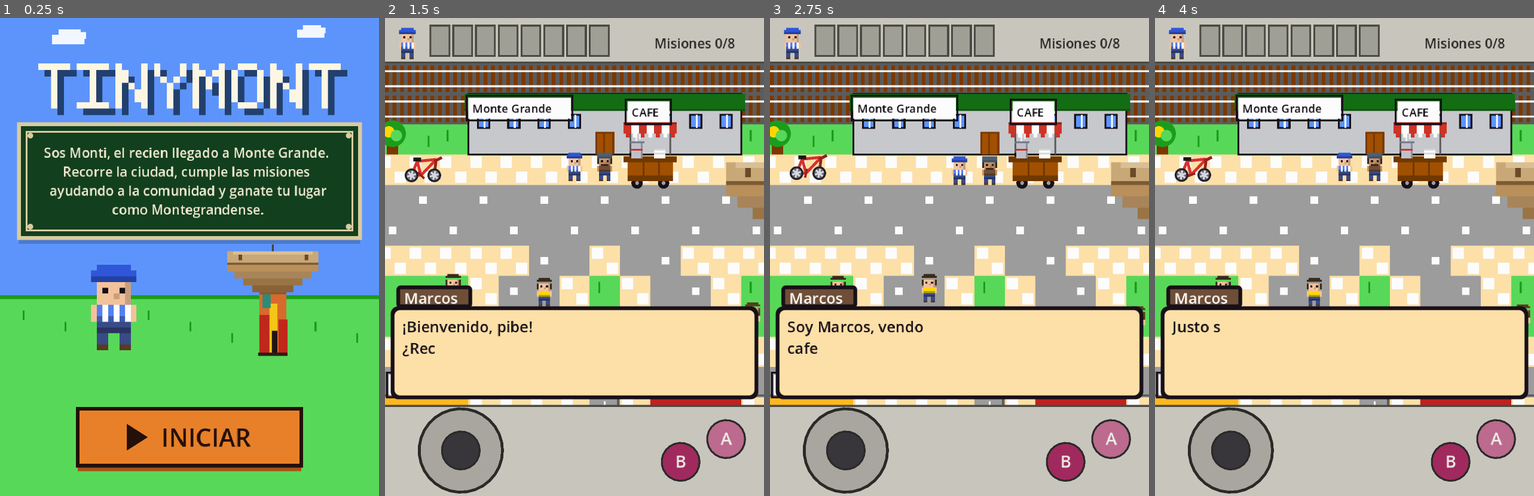
Above: before the commit, frames 1-4 (left to right).
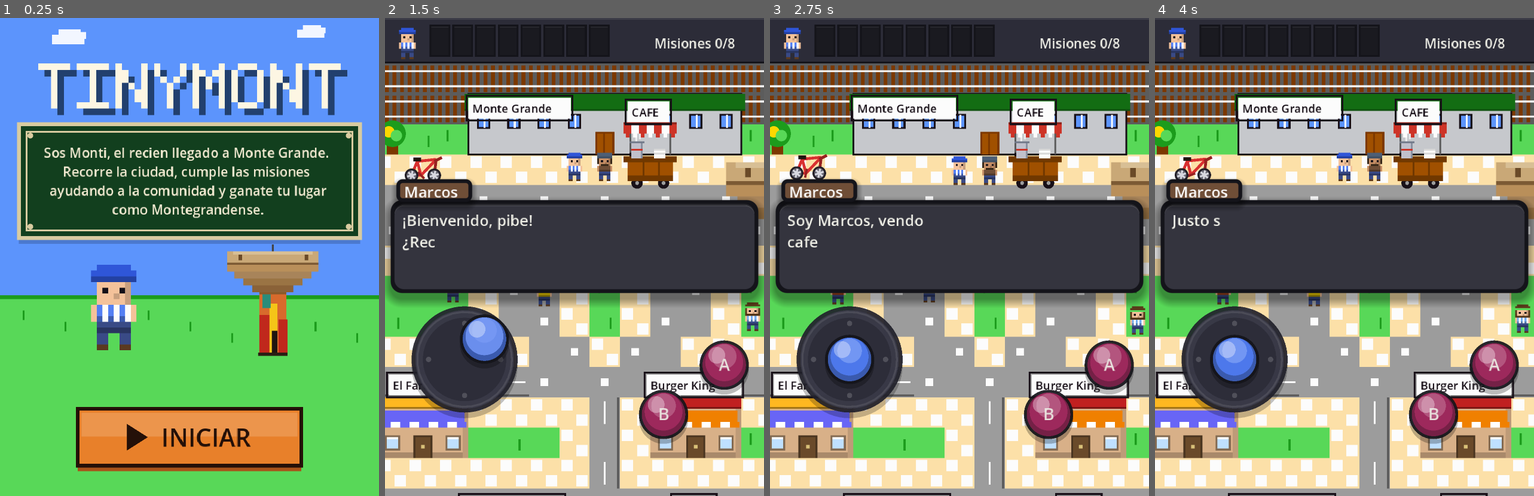
Above: after the commit, the same moments.

Repository: katastudio/TinyMont
Game: Godot game, scene res://scenes/ui/title_screen.tscn
Same seed, same stepped clock (60 frames per second), same inputs: the game is played once before the commit and once after it.
Inputs (mouse positions are in pixels of both pictures, inside the frame that each line leads up to):
- Up to frame 1 (0.25 s): no input
- Up to frame 2 (1.5 s): tap Enter at 0.5 s; move the mouse to (657, 233) at 0.52 s; hold Right (move_right) 0.53-1.25 s; hold Z (interact) 0.53-1.25 s; click (657, 233) at 0.67 s; tap Space at 0.77 s; tap B (toggle_bici) at 0.8 s; drag from (498, 280) to (555, 352) at 1.27 s
- Up to frame 3 (2.75 s): move the mouse to (997, 151) at 2.02 s; hold Right (move_right) from 2.03 s (still down); hold Z (interact) from 2.03 s (still down); click (997, 151) at 2.17 s; tap B (toggle_bici) at 2.3 s
- Up to frame 4 (4 s): release Right (move_right) at 2.75 s; release Z (interact) at 2.75 s; drag from (1325, 352) to (1230, 185) at 2.77 s; move the mouse to (1458, 328) at 3.52 s; hold Left (move_left) from 3.53 s (still down); hold B (toggle_bici) from 3.53 s (still down); tap Enter at 3.6 s; click (1458, 328) at 3.67 s; tap Space at 3.77 s

The runs differ from the first frame. In frame 1, 2.5% of the frame differs, in the area x 21-79%, y 82-88%; in frame 2, 68%; in frame 3, 68%; in frame 4, 68%, in the area x 0-100%, y 0-100%.

Commit message:
feat: overhaul de UI mobile (palanca fija pulida + estilo charcoal + safe area)
- Controles: palanca virtual FIJA con look pulido (base hundida con
  relieve, perilla con domo y brillo, sombra) + botones A/B con volumen.
- HUD: barra solida charcoal arriba del mapa (borde + highlight, slots
  con relieve inset).
- Dialogo: panel charcoal con sombra real + texto claro; se reposiciona
  solo arriba de los controles.
- Estilo charcoal + profundidad unificado en toda la UI (+ brillo en el
  boton del titulo).
- Safe area: la barra de estado respeta el notch/camara y los controles
  el home-indicator (get_display_safe_area).
- Ventana local con forma de celu (440x950) + expand en desktop nativo
  para iterar rapido; web y android sin cambios.

Diff:
--- a/project.godot
+++ b/project.godot
@@ -27,8 +27,8 @@
 
 window/size/viewport_width=200
 window/size/viewport_height=252
-window/size/window_width_override=700
-window/size/window_height_override=882
+window/size/window_width_override=440
+window/size/window_height_override=950
 window/stretch/mode="canvas_items"
 window/handheld/orientation=1
 
--- a/scripts/autoload/game_manager.gd
+++ b/scripts/autoload/game_manager.gd
@@ -40,8 +40,36 @@
 # En mobile/touch llenamos la pantalla (expand); en PC se mantiene "keep"
 # (handheld centrado, lo más grande posible sin distorsión).
 func _adaptar_pantalla() -> void:
-	if DisplayServer.is_touchscreen_available():
+	# Mobile llena la pantalla (más mapa visible). En desktop NATIVO (corrida local)
+	# también expandimos, así probás con forma de celu; la web desktop queda igual.
+	if DisplayServer.is_touchscreen_available() or not OS.has_feature("web"):
 		get_window().content_scale_aspect = Window.CONTENT_SCALE_ASPECT_EXPAND
+
+
+# Safe area (notch/cámara arriba, home-indicator abajo) como FRACCIÓN de la pantalla.
+# Cada consumidor la multiplica por su propio alto lógico. En desktop = 0.
+func safe_top_frac() -> float:
+	if not DisplayServer.is_touchscreen_available():
+		return 0.0
+	var wh := DisplayServer.window_get_size().y
+	return (DisplayServer.get_display_safe_area().position.y / float(wh)) if wh > 0 else 0.0
+
+
+func safe_bottom_frac() -> float:
+	if not DisplayServer.is_touchscreen_available():
+		return 0.0
+	var wh := DisplayServer.window_get_size().y
+	if wh <= 0:
+		return 0.0
+	var safe := DisplayServer.get_display_safe_area()
+	return maxf(0.0, wh - (safe.position.y + safe.size.y)) / float(wh)
+
+
+# Alto (px lógicos) que ocupan los controles flotantes desde el borde inferior,
+# para que el diálogo se apoye encima sin taparlos. `view_h` = alto lógico actual.
+const CONTROLS_H := 104.0
+func bottom_reserve(view_h: float) -> float:
+	return CONTROLS_H + safe_bottom_frac() * view_h
 
 
 func _setup_input():
--- a/scripts/ui/dialog_box.gd
+++ b/scripts/ui/dialog_box.gd
@@ -5,7 +5,7 @@
 ## - jerarquía nombre/cuerpo + indicador de avance que parpadea
 
 const TYPE_SPEED := 0.03
-const CTRL_H := 48.0   # alto de la franja de controles abajo: el diálogo se apoya encima
+const CTRL_H := 104.0   # reserva por defecto; _layout() la ajusta por safe area del celu
 
 var current_lines: Array = []
 var line_index: int = 0
@@ -17,6 +17,7 @@
 var speaker_color: Color = Pal.WHITE
 var _blink: float = 0.0
 
+var frame: Panel
 var inner: Panel
 var name_plate: Panel
 var name_label: Label
@@ -38,7 +39,7 @@
 	add_child(root)
 
 	# Marco exterior (frame oscuro)
-	var frame = Panel.new()
+	frame = Panel.new()
 	frame.anchor_top = 1.0
 	frame.anchor_bottom = 1.0
 	frame.anchor_right = 1.0
@@ -47,8 +48,11 @@
 	frame.offset_right = -3.0
 	frame.offset_bottom = -3.0 - CTRL_H
 	var fstyle = StyleBoxFlat.new()
-	fstyle.bg_color = Pal.BLACK
-	fstyle.set_corner_radius_all(4)
+	fstyle.bg_color = Color("14141a")          # borde oscuro (estilo pulido)
+	fstyle.set_corner_radius_all(6)
+	fstyle.shadow_color = Color(0, 0, 0, 0.35)  # sombra real bajo el panel
+	fstyle.shadow_size = 5
+	fstyle.shadow_offset = Vector2(0, 3)
 	frame.add_theme_stylebox_override("panel", fstyle)
 	root.add_child(frame)
 
@@ -60,8 +64,10 @@
 	inner.offset_right = -2.0
 	inner.offset_bottom = -2.0
 	var istyle = StyleBoxFlat.new()
-	istyle.bg_color = Pal.WALL_TAN
-	istyle.set_corner_radius_all(3)
+	istyle.bg_color = Color("34343e")          # cuerpo charcoal
+	istyle.set_corner_radius_all(5)
+	istyle.border_width_top = 1                 # bisel superior claro
+	istyle.border_color = Color(1, 1, 1, 0.10)
 	istyle.set_content_margin_all(4)
 	inner.add_theme_stylebox_override("panel", istyle)
 	frame.add_child(inner)
@@ -74,7 +80,7 @@
 	text_label.offset_top = 3.0
 	text_label.offset_right = -4.0
 	text_label.offset_bottom = -3.0
-	text_label.add_theme_color_override("font_color", Pal.BLACK)
+	text_label.add_theme_color_override("font_color", Color("ecece4"))  # texto claro sobre charcoal
 	text_label.add_theme_font_size_override("font_size", 8)
 	text_label.add_theme_constant_override("line_spacing", 0)
 	text_label.autowrap_mode = TextServer.AUTOWRAP_WORD_SMART
@@ -86,6 +92,7 @@
 	# "▼" no existía y se veía como un cuadrado con basura).
 	indicator = Control.new()
 	indicator.set_script(preload("res://scripts/ui/arrow_indicator.gd"))
+	indicator.color = Color("ecece4")   # flecha clara sobre charcoal
 	indicator.set_anchors_preset(Control.PRESET_BOTTOM_RIGHT)
 	indicator.offset_left = -9.0
 	indicator.offset_top = -8.0
@@ -116,20 +123,34 @@
 	return Pal.BLACK if l > 0.55 else Pal.WHITE
 
 
+# Reposiciona el cuadro arriba de los controles flotantes (contempla lift + safe area).
+func _layout() -> void:
+	var vh: float = get_viewport().get_visible_rect().size.y
+	var reserve: float = GameManager.bottom_reserve(vh)
+	frame.offset_top = -52.0 - reserve
+	frame.offset_bottom = -3.0 - reserve
+	name_plate.offset_top = -63.0 - reserve
+	name_plate.offset_bottom = -51.0 - reserve
+
+
 func show_dialog(speaker: String, lines: Array, color: Color = Pal.WHITE):
 	current_lines = lines
 	speaker_color = color
 	line_index = 0
 	visible = true
+	_layout()
 
 	# Nameplate teñido + ancho según el nombre
 	var ink = _ink_for(color)
 	var plate_style = StyleBoxFlat.new()
 	plate_style.bg_color = color
-	plate_style.border_color = Pal.BLACK
+	plate_style.border_color = Color("14141a")
 	plate_style.set_border_width_all(2)
-	plate_style.set_corner_radius_all(2)
+	plate_style.set_corner_radius_all(3)
 	plate_style.set_content_margin_all(2)
+	plate_style.shadow_color = Color(0, 0, 0, 0.3)
+	plate_style.shadow_size = 3
+	plate_style.shadow_offset = Vector2(0, 2)
 	name_plate.add_theme_stylebox_override("panel", plate_style)
 	name_plate.offset_right = 6.0 + speaker.length() * 5.0 + 10.0
 	name_label.text = speaker
--- a/scripts/ui/hud.gd
+++ b/scripts/ui/hud.gd
@@ -2,7 +2,7 @@
 ## HUD de pantalla (barra superior): avatar del player + mochila + progreso.
 ## Es procedural (draw_rect) y se alimenta del estado de GameManager.
 ## Vive como hijo del GameManager (autoload) -> una sola instancia, persiste entre mapas.
-## Ocupa una franja RESERVADA arriba (la cámara del mundo baja su límite para no taparse).
+## Barra sólida ARRIBA del mapa: la cámara del mundo reserva esta franja (limit_top).
 
 const CharacterArt = preload("res://scripts/art/character_art.gd")
 const ItemArt = preload("res://scripts/art/item_art.gd")
@@ -19,20 +19,25 @@
 
 func _draw() -> void:
 	var w := size.x
+	# safe area: bajamos el contenido para que el notch/cámara no lo tape.
+	var top := GameManager.safe_top_frac() * size.y
+	var bar_h := top + BAR_H
 
-	# Fondo verde de la barra + línea de acento (enmarca el mapa por arriba)
-	draw_rect(Rect2(0, 0, w, BAR_H), Pal.UI_BG)
-	draw_rect(Rect2(0, BAR_H - 1, w, 1), Pal.UI_ACCENT)
+	# Barra sólida charcoal ARRIBA del mapa (cubre también la franja del notch) + borde/highlight
+	draw_rect(Rect2(0, 0, w, bar_h), Color("2c2c38"))
+	draw_rect(Rect2(0, bar_h - 1, w, 1), Color("14141a"))     # borde inferior
+	draw_rect(Rect2(0, 0, w, 1), Color(1, 1, 1, 0.08))        # highlight superior
 
 	# Avatar del player (icono del juego) a la izquierda
-	CharacterArt.draw_on(self, CharacterArt.map_rects(CharacterArt.PROTAG), Vector2(3, 3), 1.1)
+	CharacterArt.draw_on(self, CharacterArt.map_rects(CharacterArt.PROTAG), Vector2(3, 3 + top), 1.1)
 
-	# Mochila: fila de slots (uno por misión total)
+	# Mochila: fila de slots (uno por misión total), con relieve inset
 	var mx := 24.0
 	for i in range(GameManager.TOTAL_MISIONES):
-		var r := Rect2(mx + i * SLOT, 4, SLOT - 2, 16)
-		draw_rect(r, Color(0, 0, 0, 0.20))                 # hueco del slot
-		draw_rect(r, Pal.UI_ACCENT, false, 1.0)            # marco verde
+		var r := Rect2(mx + i * SLOT, 4 + top, SLOT - 2, 16)
+		draw_rect(r, Color("1a1a20"))                                          # hueco oscuro
+		draw_rect(Rect2(r.position.x, r.position.y, r.size.x, 1), Color(1, 1, 1, 0.08))  # highlight
+		draw_rect(r, Color("14141a"), false, 1.0)                             # borde
 		if i < GameManager.inventario.size():
 			ItemArt.draw_on(self, GameManager.inventario[i], r)
 
@@ -42,9 +47,9 @@
 		var comp := GameManager.misiones_completadas()
 		var total := GameManager.TOTAL_MISIONES
 		if comp >= total:
-			ItemArt.draw_on(self, "medalla", Rect2(w - 60, 3, 14, 16))
-			draw_string(font, Vector2(w - 44, 15), "¡Completo!",
+			ItemArt.draw_on(self, "medalla", Rect2(w - 60, 3 + top, 14, 16))
+			draw_string(font, Vector2(w - 44, 15 + top), "¡Completo!",
 					HORIZONTAL_ALIGNMENT_LEFT, -1, 6, Color("ffd23c"))
 		else:
-			draw_string(font, Vector2(w - 58, 16), "Misiones %d/%d" % [comp, total],
-					HORIZONTAL_ALIGNMENT_LEFT, -1, 7, Pal.UI_TEXT)
+			draw_string(font, Vector2(w - 58, 16 + top), "Misiones %d/%d" % [comp, total],
+					HORIZONTAL_ALIGNMENT_LEFT, -1, 7, Color("ecece4"))
--- a/scripts/ui/title_screen.gd
+++ b/scripts/ui/title_screen.gd
@@ -145,6 +145,8 @@
 	# Cuerpo (se hunde al apretar)
 	var body := Rect2(r.position.x, r.position.y + down, r.size.x, r.size.y)
 	draw_rect(body, BTN.darkened(0.12) if _pressed else BTN)
+	# Brillo superior (glossy, mismo lenguaje que los domos de los controles)
+	draw_rect(Rect2(body.position.x + 2, body.position.y + 2, body.size.x - 4, body.size.y * 0.42), Color(1, 1, 1, 0.16))
 	draw_rect(body, INK, false, 2.0)
 	# Triángulo de play + etiqueta (nudge óptico +1)
 	var cy := body.get_center().y
--- a/scripts/ui/touch_controls.gd
+++ b/scripts/ui/touch_controls.gd
@@ -1,97 +1,118 @@
 extends Control
-## Controles handheld: PALANCA virtual (estilo joystick) + botones A/B, en una franja
-## inferior opaca separada del mapa. La palanca da feel fluido; el movimiento sigue por
-## grilla (mapea a las 4 direcciones del InputMap según el eje dominante).
-## Sintetiza InputEventAction (parse_input_event) -> no toca la lógica del juego.
-## Procedural, multitouch. Siempre visible; en desktop responde al mouse.
+## Control DEFINITIVO: PALANCA FIJA pulida (base hundida con relieve + perilla con
+## domo y brillo + sombra) y botones A/B con volumen. Sobre el mapa, abajo-izquierda.
+## La base NO se mueve; la perilla sigue al dedo (feel analógico), y el movimiento
+## sigue por grilla según el eje dominante (sintetiza move_* del InputMap).
+## Procedural, multitouch; en desktop responde al mouse.
 
-const BOTTOM_BAR := 48.0
-const JOY_CX := 40.0        # centro X de la palanca (izquierda de la franja)
-const JOY_RADIUS := 22.0    # radio de la base
-const KNOB_RADIUS := 10.0   # radio de la perilla
-const MAX_OFFSET := 12.0    # JOY_RADIUS - KNOB_RADIUS: la perilla NO se sale del aro
-const DEADZONE := 0.34      # fracción del recorrido antes de registrar dirección
+const ALPHA := 0.92
+const JOY_R := 28.0        # radio de la base
+const KNOB_R := 13.0       # radio de la perilla
+const MAX_OFFSET := 15.0   # JOY_R - KNOB_R: la perilla no se sale del aro
+const DEADZONE := 0.34     # fracción del recorrido antes de registrar dirección
+const KNOB_COL := Color("4f7bf0")
 
-var _joy_index := -999      # dedo/puntero que controla la palanca (-999 = ninguno)
-var _joy_offset := Vector2.ZERO   # desplazamiento de la perilla (para dibujar)
-var _joy_dir := ""          # move action actualmente presionada
-var _touch_action := {}     # index -> action (para A/B)
+var _index := -999
+var _dir := ""
+var _touch_action := {}
+var _knob_offset := Vector2.ZERO
 
 
 func _ready() -> void:
 	set_anchors_preset(Control.PRESET_FULL_RECT)
 	mouse_filter = Control.MOUSE_FILTER_IGNORE
+	modulate = Color(1, 1, 1, ALPHA)
 
 
-func _joy_center() -> Vector2:
-	return Vector2(JOY_CX, size.y - BOTTOM_BAR / 2.0)
+# cuánto subimos los controles del borde inferior (+ home-indicator del celu)
+func _lift() -> float:
+	return 28.0 + GameManager.safe_bottom_frac() * size.y
+
+
+func _default_center() -> Vector2:
+	return Vector2(JOY_R + 14.0, size.y - JOY_R - 16.0 - _lift())
+
+
+func _center() -> Vector2:
+	return _default_center()   # FIJA: la base no se mueve
 
 
 func _ab_defs() -> Array:
 	var w := size.x
-	var cy := size.y - BOTTOM_BAR / 2.0
+	var cy := size.y - 40.0 - _lift()
 	return [
-		{action = "toggle_bici", rect = Rect2(w - 54, cy - 4, 20, 20), kind = "B"},
-		{action = "interact", rect = Rect2(w - 30, cy - 16, 20, 20), kind = "A"},
+		{action = "toggle_bici", rect = Rect2(w - 66, cy + 12, 26, 26), kind = "B"},
+		{action = "interact", rect = Rect2(w - 34, cy - 14, 26, 26), kind = "A"},
 	]
 
 
+# ==================== DIBUJO ====================
+
 func _draw() -> void:
-	var w := size.x
-	var top := size.y - BOTTOM_BAR
-	draw_rect(Rect2(0, top, w, BOTTOM_BAR), Pal.UI_BG)         # franja gris (Game Boy)
-	draw_rect(Rect2(0, top, w, 1), Pal.UI_ACCENT)             # acento (enmarca el mapa)
+	_draw_joystick()
+	_draw_ab()
 
-	# --- Palanca ---
-	var c := _joy_center()
-	draw_circle(c, JOY_RADIUS, Pal.UI_BG.darkened(0.16))       # base hundida
-	draw_arc(c, JOY_RADIUS, 0, TAU, 32, Pal.UI_EDGE, 1.5)      # aro de la base
-	var knob := c + _joy_offset
-	var kcol: Color = Pal.UI_DPAD.lightened(0.28) if _joy_dir != "" else Pal.UI_DPAD
-	draw_circle(knob, KNOB_RADIUS, kcol)                       # perilla
-	draw_arc(knob, KNOB_RADIUS, 0, TAU, 24, Pal.UI_EDGE, 1.0)
 
-	# --- Botones A/B ---
+func _draw_joystick() -> void:
+	var c := _center()
+	draw_circle(c + Vector2(0, 3), JOY_R, Color(0, 0, 0, 0.25))       # sombra
+	draw_circle(c, JOY_R, Color("20202a"))                           # aro exterior oscuro
+	draw_circle(c, JOY_R - 2, Color("3a3a48"))                       # base
+	draw_circle(c, JOY_R - 6, Color("2c2c38"))                       # dish hundido
+	draw_arc(c, JOY_R - 3, 0, TAU, 32, Color(1, 1, 1, 0.10), 1.0)    # highlight del borde
+	for a in [0.0, 90.0, 180.0, 270.0]:                             # guías de dirección
+		var v := Vector2.from_angle(deg_to_rad(a)) * (JOY_R - 9)
+		draw_circle(c + v, 1.4, Color(1, 1, 1, 0.18))
+	_dome(c + _knob_offset, KNOB_R, KNOB_COL, _dir != "")            # perilla
+
+
+func _dome(bc: Vector2, rad: float, base: Color, pressed: bool) -> void:
+	draw_circle(bc + Vector2(0, 2.5), rad, Color(0, 0, 0, 0.28))          # sombra
+	draw_circle(bc, rad, Color("14141a"))                                # borde
+	draw_circle(bc, rad - 1.5, base.darkened(0.22))
+	draw_circle(bc + Vector2(0, -1.5), rad - 3, base.lightened(0.18) if pressed else base)
+	draw_circle(bc + Vector2(0, -rad * 0.35), rad * 0.5, base.lightened(0.22))  # gradiente
+	draw_circle(bc + Vector2(-rad * 0.3, -rad * 0.4), rad * 0.34, Color(1, 1, 1, 0.38))  # brillo
+
+
+func _draw_ab() -> void:
 	var font := ThemeDB.fallback_font
 	for d in _ab_defs():
 		var r: Rect2 = d.rect
 		var bc := r.get_center()
 		var on: bool = Input.is_action_pressed(d.action)
-		var col: Color = (Pal.UI_A if d.kind == "A" else Pal.UI_B)
-		draw_circle(bc, r.size.x / 2.0, col.lightened(0.3) if on else col)
-		draw_arc(bc, r.size.x / 2.0, 0, TAU, 24, Pal.UI_EDGE, 1.0)
+		var col: Color = Pal.UI_A if d.kind == "A" else Pal.UI_B
+		_dome(bc, r.size.x / 2.0, col, on)
 		if font:
 			draw_string(font, bc + Vector2(-3, 3), d.kind, HORIZONTAL_ALIGNMENT_LEFT, -1, 9, Pal.UI_LIGHT)
 
 
-func _in_joystick(pos: Vector2) -> bool:
-	return pos.y >= size.y - BOTTOM_BAR and pos.x < size.x * 0.5
+# ==================== INPUT ====================
+
+func _in_zone(pos: Vector2) -> bool:
+	# área FIJA alrededor de la palanca (con tolerancia para el pulgar)
+	return pos.distance_to(_default_center()) <= JOY_R + 26.0
 
 
 func _input(event: InputEvent) -> void:
 	if event is InputEventScreenTouch:
-		if event.pressed:
-			_press(event.index, event.position)
-		else:
-			_release(event.index)
+		if event.pressed: _press(event.index, event.position)
+		else: _release(event.index)
 	elif event is InputEventScreenDrag:
 		_drag(event.index, event.position)
 	elif event is InputEventMouseButton and event.button_index == MOUSE_BUTTON_LEFT:
-		if event.pressed:
-			_press(-1, event.position)
-		else:
-			_release(-1)
+		if event.pressed: _press(-1, event.position)
+		else: _release(-1)
 	elif event is InputEventMouseMotion and (event.button_mask & MOUSE_BUTTON_MASK_LEFT) != 0:
 		_drag(-1, event.position)
 
 
 func _press(index: int, pos: Vector2) -> void:
-	if _in_joystick(pos):
-		_joy_index = index
-		_joy_update(pos)
+	if _in_zone(pos):
+		_index = index
+		_update(pos)
 		get_viewport().set_input_as_handled()
 		return
-	# Botones A/B
 	for d in _ab_defs():
 		if (d.rect as Rect2).has_point(pos):
 			_touch_action[index] = d.action
@@ -102,13 +123,13 @@
 
 
 func _drag(index: int, pos: Vector2) -> void:
-	if index == _joy_index:
-		_joy_update(pos)
+	if index == _index:
+		_update(pos)
 
 
 func _release(index: int) -> void:
-	if index == _joy_index:
-		_joy_release()
+	if index == _index:
+		_release_move()
 		return
 	if _touch_action.has(index):
 		_send(_touch_action[index], false)
@@ -116,34 +137,32 @@
 		queue_redraw()
 
 
-# --- Palanca: actualizar posición de la perilla y la dirección ---
-func _joy_update(pos: Vector2) -> void:
-	var delta := pos - _joy_center()
+func _update(pos: Vector2) -> void:
+	var delta := pos - _center()
 	if delta.length() > MAX_OFFSET:
 		delta = delta.normalized() * MAX_OFFSET
-	_joy_offset = delta
-
-	var new_dir := ""
+	_knob_offset = delta
+	var nd := ""
 	if delta.length() >= MAX_OFFSET * DEADZONE:
 		if absf(delta.x) > absf(delta.y):
-			new_dir = "move_right" if delta.x > 0 else "move_left"
+			nd = "move_right" if delta.x > 0 else "move_left"
 		else:
-			new_dir = "move_down" if delta.y > 0 else "move_up"
-	if new_dir != _joy_dir:
-		if _joy_dir != "":
-			_send(_joy_dir, false)
-		if new_dir != "":
-			_send(new_dir, true)
-		_joy_dir = new_dir
+			nd = "move_down" if delta.y > 0 else "move_up"
+	if nd != _dir:
+		if _dir != "":
+			_send(_dir, false)
+		if nd != "":
+			_send(nd, true)
+		_dir = nd
 	queue_redraw()
 
 
-func _joy_release() -> void:
-	if _joy_dir != "":
-		_send(_joy_dir, false)
-	_joy_dir = ""
-	_joy_offset = Vector2.ZERO
-	_joy_index = -999
+func _release_move() -> void:
+	if _dir != "":
+		_send(_dir, false)
+	_dir = ""
+	_knob_offset = Vector2.ZERO
+	_index = -999
 	queue_redraw()
 
 
--- a/scripts/world/monte_grande.gd
+++ b/scripts/world/monte_grande.gd
@@ -391,9 +391,10 @@
 	add_child(player)
 	var cam: Camera2D = player.get_node("Camera2D")
 	cam.limit_left = 0
-	cam.limit_top = -24  # franja reservada arriba para el HUD (ver hud.gd BAR_H)
+	# franja reservada arriba para el HUD (barra sólida 24px + safe area del notch)
+	cam.limit_top = -int(GameManager.safe_top_frac() * get_viewport_rect().size.y + 24.0)
 	cam.limit_right = MAP_W * T
-	cam.limit_bottom = MAP_H * T + 48  # franja reservada abajo para los controles (touch_controls BOTTOM_BAR)
+	cam.limit_bottom = MAP_H * T  # controles flotantes: el mapa se ve completo abajo
 
 
 # El jugador arranca "saliendo de la estación": busca el edificio de la estación
